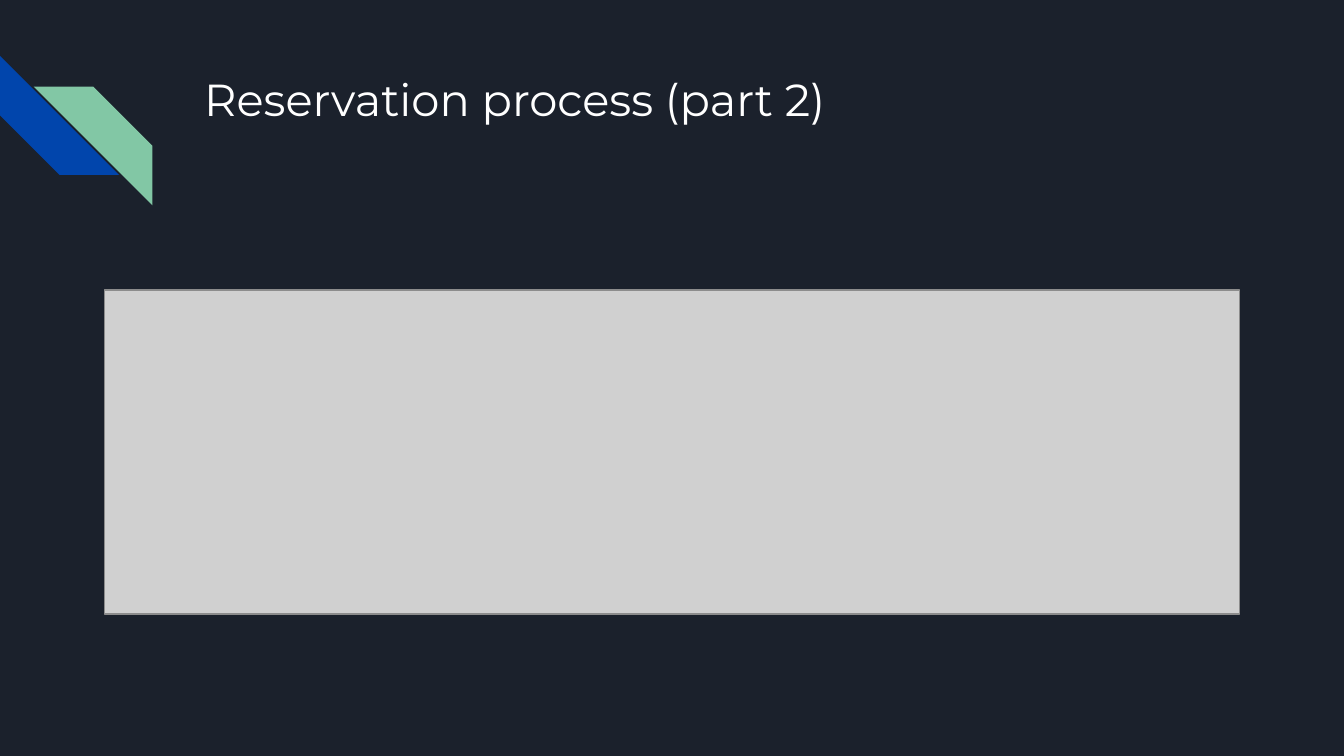
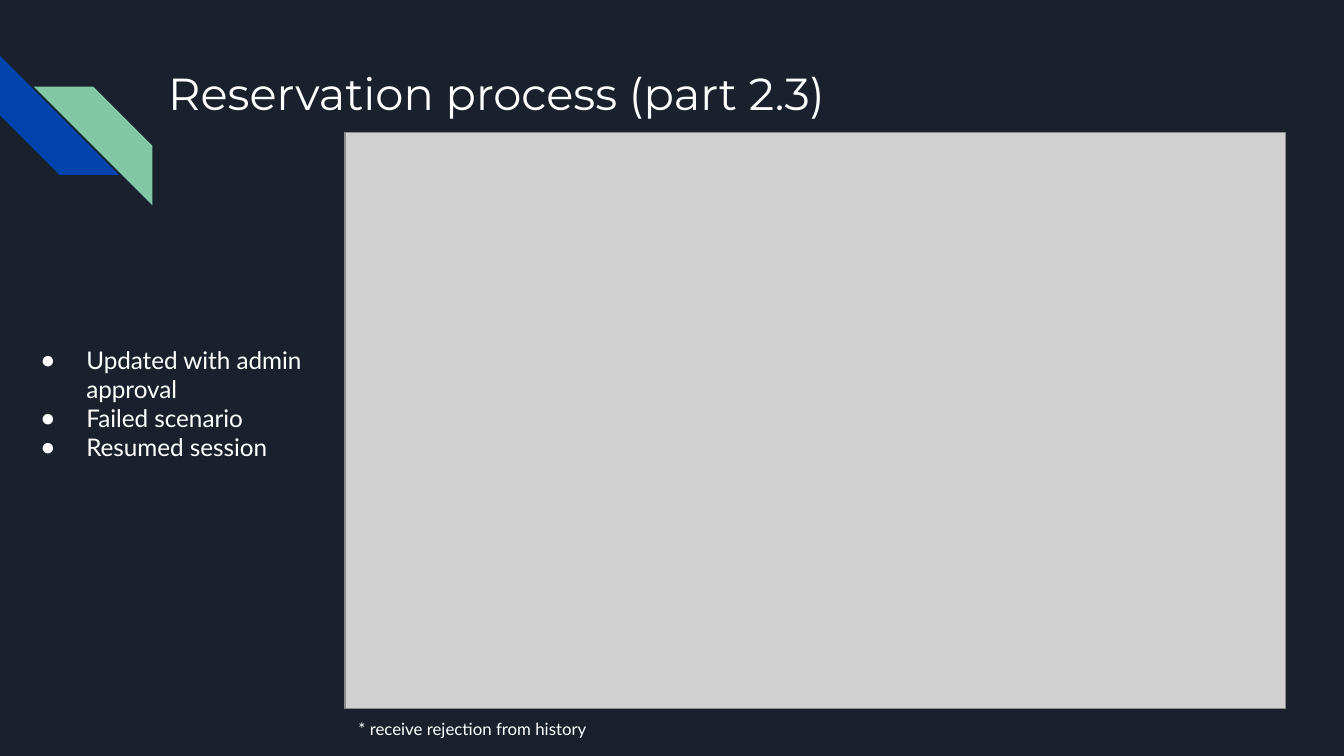
Before and after one commit to PavelKuropatin/parking-space-reservation-chatbot, a slide deck: slide 8 of presentation.pptx (slide 4 before the commit). Drawn at 1344x756 pixels with LibreOffice and Linux fonts; fonts in the diff are those of the drawing; grey boxes stand for pictures. Boxes give left, top, right and bottom in pixels: in the first picture for what was removed or moved away, otherwise in the second. Text is boxed around its words. In the diff, an @@ line names an element or a change of style, - is before the commit and + after.

```diff
--- a/presentation.pptx
+++ b/presentation.pptx
@@ title at [168, 76, 825, 119]: text changed @@
-Reservation process (part 2)
+Reservation process (part 2.3)
@@ picture added at [345, 133, 1286, 708] @@
@@ picture removed at [105, 290, 1239, 614] @@
@@ text added at [86, 351, 302, 456], 13 pt, text #FFFFFF @@
+● Updated with admin approval
+● Failed scenario
+● Resumed session
@@ text added at [370, 722, 586, 738], 9 pt, text #FFFFFF @@
+* receive rejection from history
```
Also in this commit, not shown: 3 other slides changed, 4 slides added, 19 other files.
